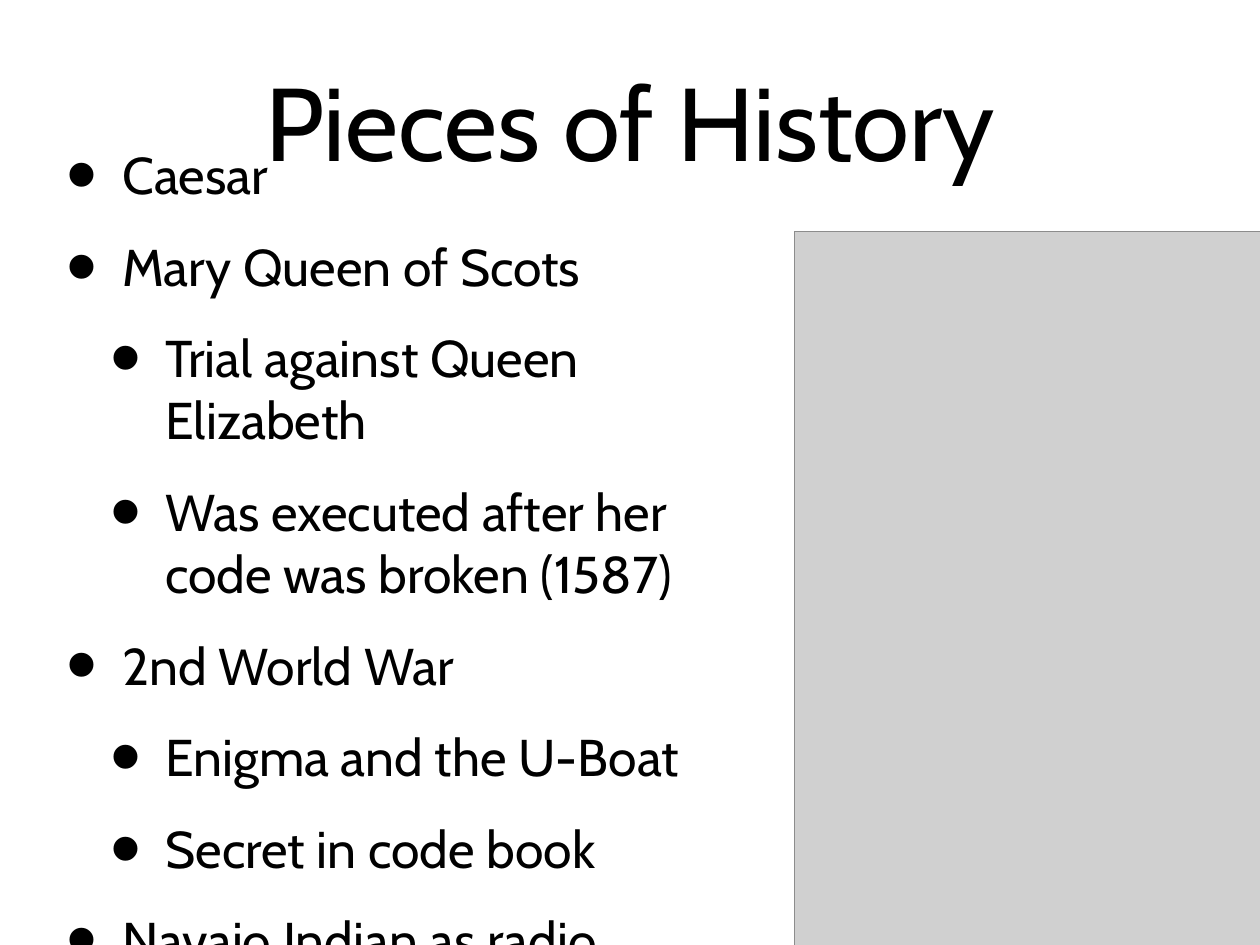
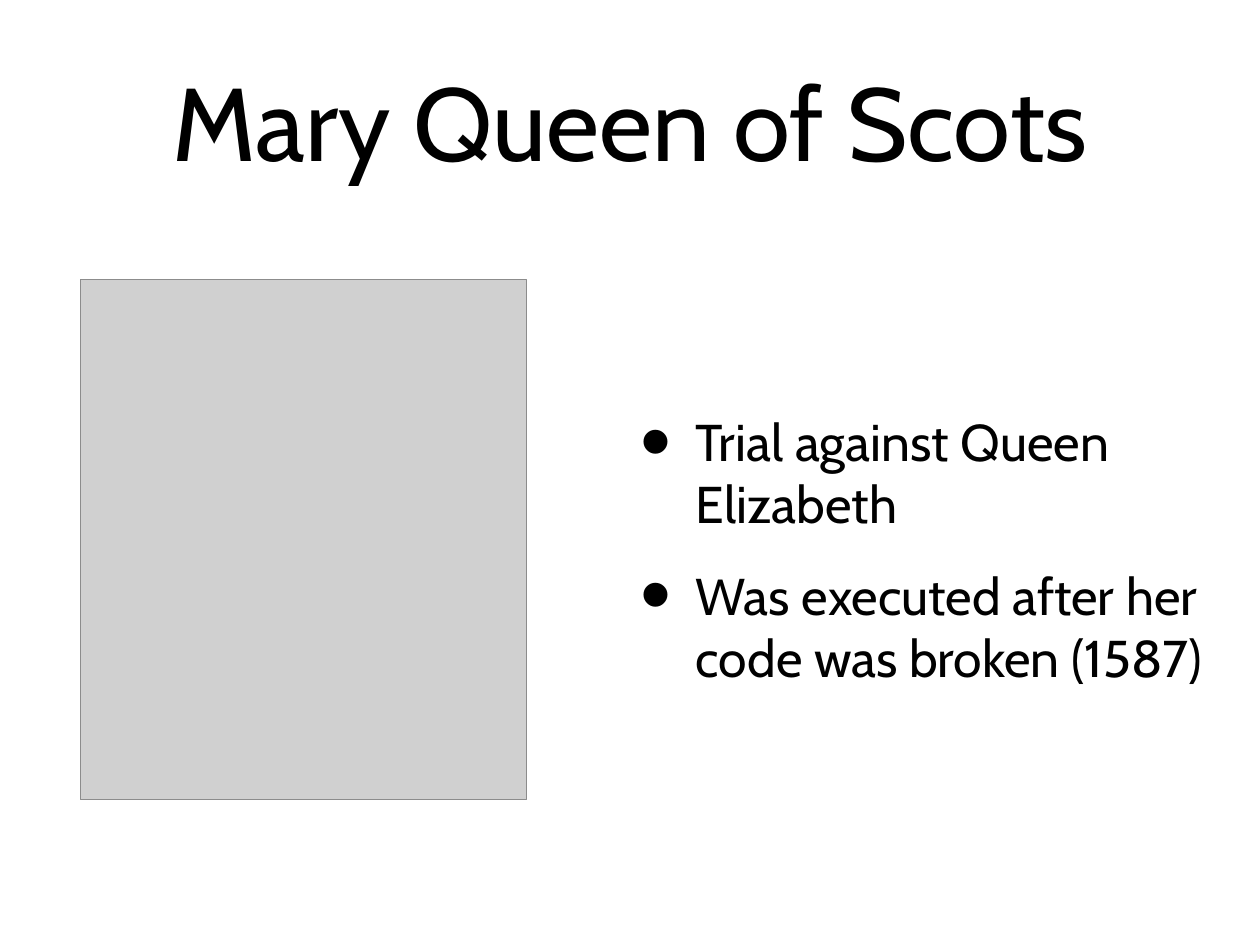
Before and after one commit to BetterCrypto/Applied-Crypto-Hardening, a slide deck: slide 8 of presentations/M3AWWG/draft_m3aawg.pptx (slide 6 before the commit). Drawn at 1260x945 pixels with LibreOffice and Linux fonts; fonts in the diff are those of the drawing; grey boxes stand for pictures. Boxes give left, top, right and bottom in pixels: in the first picture for what was removed or moved away, otherwise in the second. Text is boxed around its words. In the diff, an @@ line names an element or a change of style, - is before the commit and + after.

```diff
--- a/presentations/M3AWWG/draft_m3aawg.pptx
+++ b/presentations/M3AWWG/draft_m3aawg.pptx
@@ title at [172, 83, 1087, 184]: text changed @@
-Pieces of History
+Mary Queen of Scots
@@ text at [122, 157, 580, 297]: paragraphs removed @@
-• Caesar
-• Mary Queen of Scots
@@ picture removed at [795, 231, 1260, 945] @@
@@ picture added at [81, 279, 526, 799] @@
@@ text "Trial against Queen Elizabeth": place and size @@
-text "Trial against Queen Elizabeth" at [122, 157, 679, 869]
+text "Trial against Queen Elizabeth" at [696, 422, 1202, 684]
@@ text at [122, 646, 679, 869]: paragraphs removed @@
-• 2nd World War
-  • Enigma and the U-Boat
-  • Secret in code book
-• Navajo Indian as radio
```
Also in this commit, not shown: 8 other slides changed, 5 slides added.
